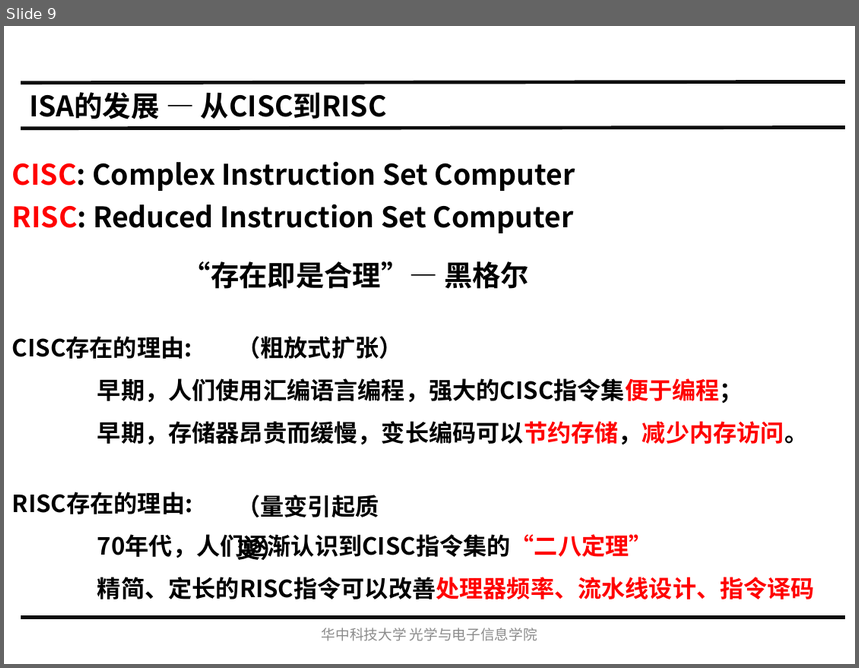
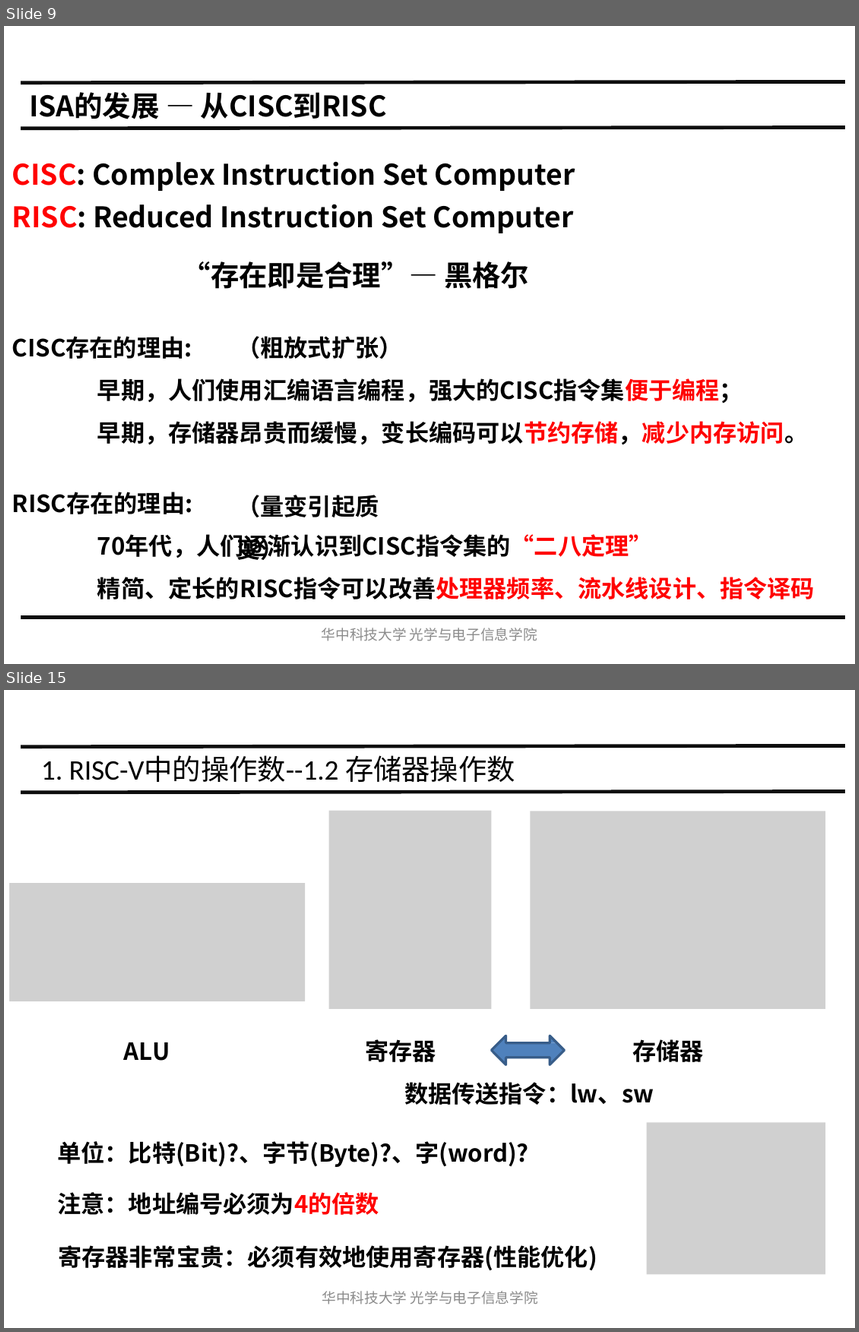
Before and after one commit to hust-gaoyujing/routine, a slide deck: daily/202105-risc-v/20200507-IS/Ch2 指令集体系结构.pptx. Shown one above the other, each under a label of ours: slide 9 before the commit, slides 9 and 15 after it; the slides between them are not shown. The pictures are 859x668 and 859x1332 pixels, drawn with LibreOffice and Linux fonts; fonts in the diff are those of the drawing; grey boxes stand for pictures. Boxes give left, top, right and bottom in pixels: in the first picture for what was removed or moved away, otherwise in the second. Text is boxed around its words. In the diff, an @@ line names an element or a change of style, - is before the commit and + after.

```diff
--- a/daily/202105-risc-v/20200507-IS/Ch2 指令集体系结构.pptx
+++ b/daily/202105-risc-v/20200507-IS/Ch2 指令集体系结构.pptx
@@ slide 15 added at <box>4,690,855,1328</box>, background #FFFFFF @@
@@ line added from (21, 747) to (845, 746), #0D0D0D 3 pt @@
@@ title added at <box>41,755,515,782</box>, 24 pt, text #000000 @@
+1. RISC-V中的操作数--1.2 存储器操作数
@@ line added from (21, 792) to (845, 791), #0D0D0D 3 pt @@
@@ picture added at <box>329,811,492,1009</box> @@
@@ picture added at <box>530,811,826,1009</box> @@
@@ picture added at <box>9,883,305,1002</box> @@
@@ text added at <box>123,1043,170,1061</box>, 20 pt, text #000000, bold @@
+ALU
@@ text added at <box>365,1040,704,1105</box>, 20 pt, text #000000, bold @@
+寄存器 存储器
+数据传送指令：lw、sw
@@ freeform shape added at <box>492,1036,565,1065</box>, fill #4F81BC @@
@@ freeform shape added at <box>492,1036,565,1065</box>, outline #385D89 2.04 pt @@
@@ picture added at <box>647,1122,826,1274</box> @@
@@ text added at <box>57,1141,597,1271</box>, 20 pt, text #000000, bold @@
+单位：比特(Bit)?、字节(Byte)?、字(word)?
+注意：地址编号必须为4的倍数
+寄存器非常宝贵：必须有效地使用寄存器(性能优化)
@@ text added at <box>322,1291,538,1305</box>, 12 pt, text #8C8C8C @@
+华中科技大学光学与电子信息学院
```
Also in this commit, not shown: 2 slides changed, 43 other slides added, 7 other files.
